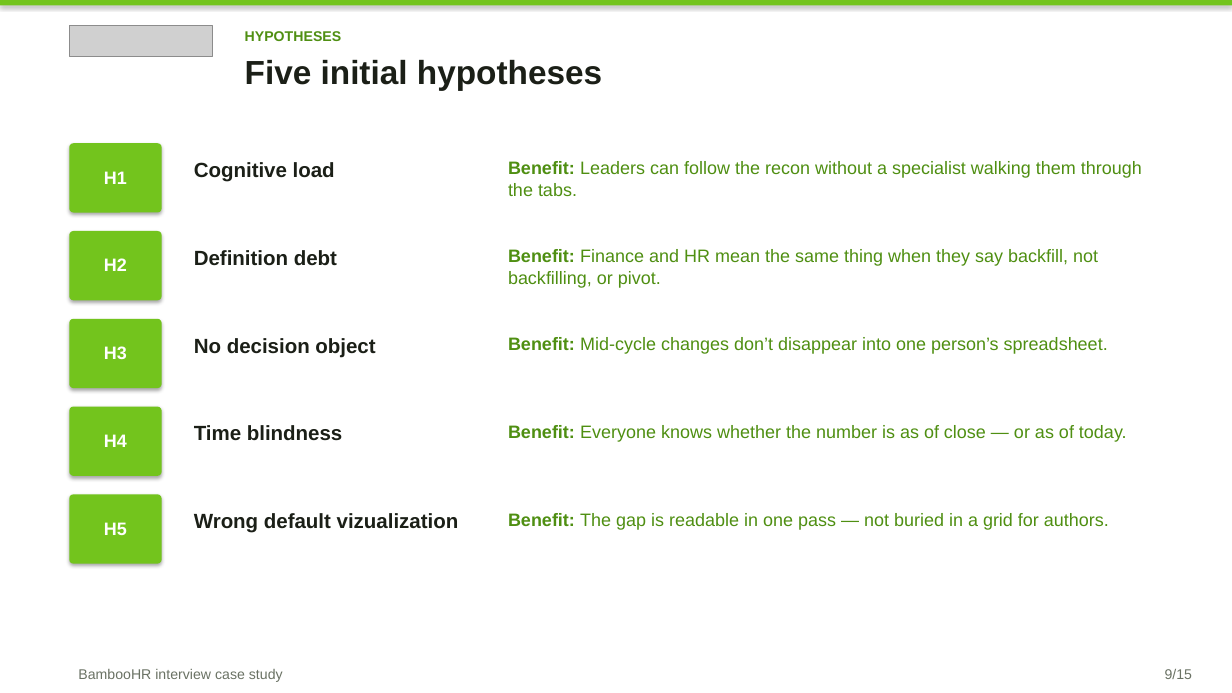
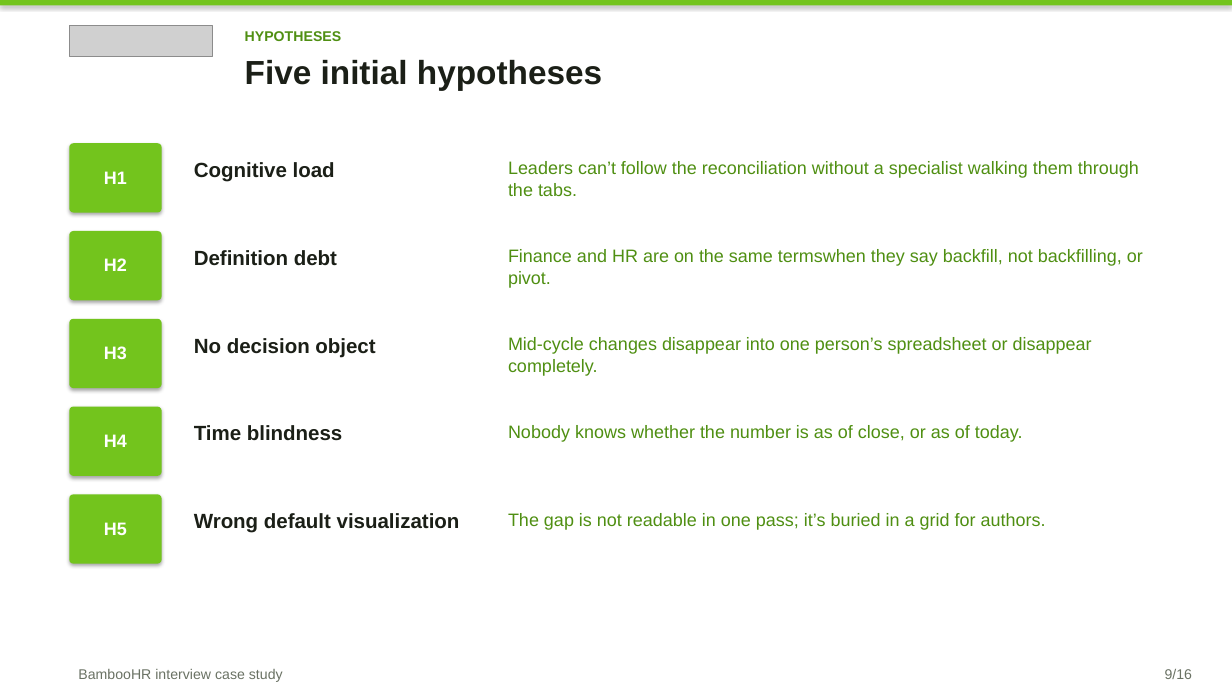
Before and after one commit to Brigdawg/Headcount-Reconciliation, a slide deck: slide 9 of deck/Headcount_Control_Tower_Case_Study.pptx. Drawn at 1232x693 pixels with LibreOffice and Linux fonts; fonts in the diff are those of the drawing; grey boxes stand for pictures. Boxes give left, top, right and bottom in pixels: in the first picture for what was removed or moved away, otherwise in the second. Text is boxed around its words. In the diff, an @@ line names an element or a change of style, - is before the commit and + after.

Commit message:
Add a prototype Feature → Benefit slide after Iterations.

```diff
--- a/deck/Headcount_Control_Tower_Case_Study.pptx
+++ b/deck/Headcount_Control_Tower_Case_Study.pptx
@@ text at box(508, 161, 1139, 196): text changed @@
-Benefit: Leaders can follow the recon without a specialist walking them through the tabs.
+Leaders can’t follow the reconciliation without a specialist walking them through the tabs.
@@ text at box(508, 249, 1143, 288): text changed @@
-Benefit: Finance and HR mean the same thing when they say backfill, not backfilling, or pivot.
+Finance and HR are on the same termswhen they say backfill, not backfilling, or pivot.
@@ text at box(508, 337, 1092, 376): text changed @@
-Benefit: Mid-cycle changes don’t disappear into one person’s spreadsheet.
+Mid-cycle changes disappear into one person’s spreadsheet or disappear completely.
@@ text at box(508, 425, 1023, 442): text changed @@
-Benefit: Everyone knows whether the number is as of close — or as of today.
+Nobody knows whether the number is as of close, or as of today.
@@ text at box(194, 513, 460, 533): text changed @@
-Wrong default vizualization
+Wrong default visualization
@@ text at box(508, 513, 1046, 530): text changed @@
-Benefit: The gap is readable in one pass — not buried in a grid for authors.
+The gap is not readable in one pass; it’s buried in a grid for authors.
```
Also in this commit, not shown: 13 other slides changed, 1 slide added.
